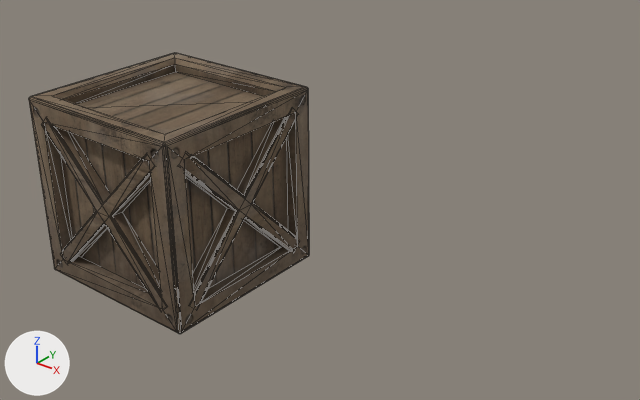
A saved change to the glTF model TentilliumEngine/Resources/meshes/crate/glTF/wooden crate.glb.
Both versions are drawn from a 50 mm lens placed at (6.53, -5.75, 3.93), pointed at (0.92, 1.27, -0.42). Every picture has the same lights, and +X, +Y and +Z are marked at lower left. Mesh edges are drawn as thin lines. Where no turn or scale is listed for an object, it has been applied to the vertices.

In view in the first picture: 'crate'.
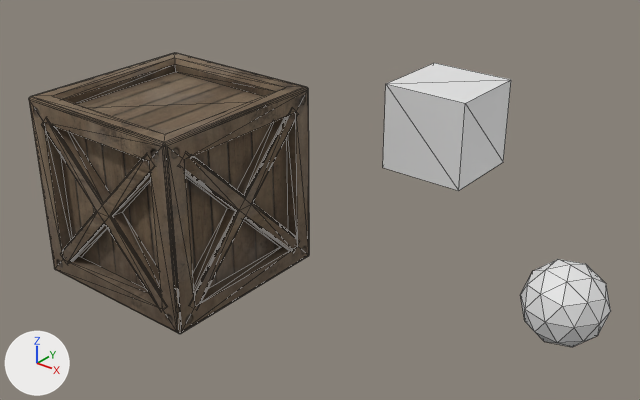
The newer file is also rescaled (x1.861), turned or shifted as a whole; pictures and numbers use the older file's frame.

Changed parts and their boxes [x1, y1, x2, y2] in the pictures (640 x 400 px):
'Cube', added
    after: [383, 63, 511, 191]
'Icosphere', added
    after: [520, 259, 611, 347]

The change, as a diff of the scene's bpy script:
```diff
--- a/TentilliumEngine/Resources/meshes/crate/glTF/wooden crate.glb.py
+++ b/TentilliumEngine/Resources/meshes/crate/glTF/wooden crate.glb.py
@@ me_cube_002 @@
+me_cube_002.from_pydata(...)  # a box spanning x -0.537..0.537, y -0.537..0.537, z -0.537..0.537
@@ me_icosphere @@
+me_icosphere.from_pydata(...)  # an icosphere of 80 faces spanning x -0.511..0.511, y -0.537..0.537, z -0.537..0.537
@@ ob_cube @@
+ob_cube = bpy.data.objects.new('Cube', me_cube_002)
+ob_cube.location = (1.422, 3.089, 0.063)
@@ ob_icosphere @@
+ob_icosphere = bpy.data.objects.new('Icosphere', me_icosphere)
+ob_icosphere.location = (3.124, 3.281, -1.905)
```
